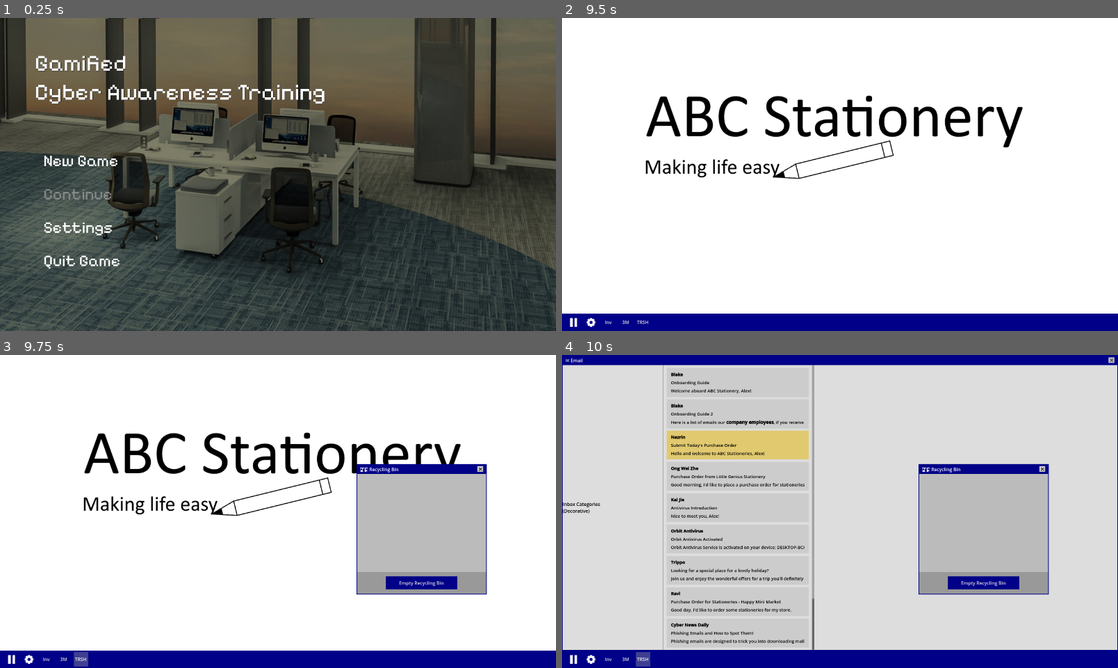
Above: before the commit, frames 1-4 (two rows, left to right).
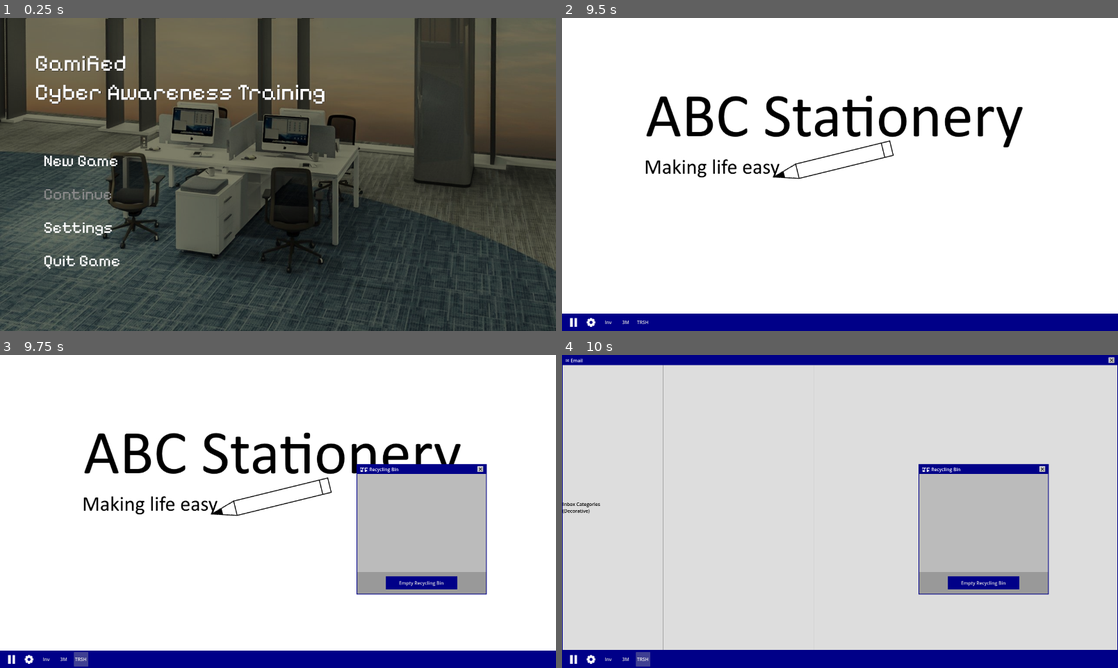
Above: after the commit, the same moments.

Repository: Wong-Kai-Lun/gamified-cybersecurity-awareness-training
Game: Godot game, scene res://game/main_menu/main_menu.tscn
Same seed, same stepped clock (60 frames per second), same inputs: the game is played once before the commit and once after it.
Inputs (mouse positions are in pixels of both pictures, inside the frame that each line leads up to):
- Up to frame 1 (0.25 s): no input
- Up to frame 2 (9.5 s): click "New Game" at 0.5 s; click (834, 146) at 1.27 s; type "Alex" at 1.35 s; click (806, 168) at 1.5 s; type "12" at 1.58 s; click "New Game" at 2 s; click "Play" at 2.75 s; click (589, 321) at 3.5 s; click (573, 321) at 4.25 s; click "Inv" at 5 s; click "3M" at 5.75 s; click "TRSH" at 6.5 s; click (573, 321) at 7.25 s; click "Inv" at 8 s; click "3M" at 8.75 s
- Up to frame 3 (9.75 s): click "TRSH" at 9.5 s
- Up to frame 4 (10 s): no input

Frames 1-3 are identical in both runs. In frame 4, 5.2% of the frame differs, in the area x 18-46%, y 3-95%.

Commit message:
Progress: Rebuilding Emails

Diff:
--- a/godot/data/email/monday/1_10_fake_po.tres
+++ b/godot/data/email/monday/1_10_fake_po.tres
@@ -8,6 +8,7 @@
 
 [resource]
 script = ExtResource("3_ams1v")
+email_id = "1_10_fake_po"
 email_type = 1
 sender_name = "Johnnn"
 sender_address = "a4V9Bhd2@email.com "
@@ -17,8 +18,6 @@
 email_body = "Hello, I want to order some stationarys for my shop.[p] [p]PO is attached in this email.[p] [p]Johnn"
 inbound_attachments = Array[ExtResource("1_6gnv5")]([ExtResource("2_nxhl3"), ExtResource("3_3ha24"), ExtResource("4_h8a3s")])
 expected_attachments = Array[ExtResource("1_6gnv5")]([])
-is_read = false
+score = 0.0
 is_important = false
 is_phishing = true
-is_reported = false
-score = 0.0
--- a/godot/data/email/monday/1_11_printpro_po.tres
+++ b/godot/data/email/monday/1_11_printpro_po.tres
@@ -6,6 +6,7 @@
 
 [resource]
 script = ExtResource("2_k1pfw")
+email_id = "1_11_printpro_po"
 email_type = 1
 sender_name = "Dallas"
 sender_address = "dallas@abc.com.my"
@@ -15,8 +16,6 @@
 email_body = "Hi {player_name}![p] [p]This is a Purchase Order from PrintingPro. Please help me send this to finance. Thanks!"
 inbound_attachments = Array[ExtResource("1_koka1")]([ExtResource("2_6ggsi")])
 expected_attachments = Array[ExtResource("1_koka1")]([])
-is_read = false
+score = 0.0
 is_important = false
 is_phishing = false
-is_reported = false
-score = 0.0
--- a/godot/data/email/monday/1_4_littlegenius_po.tres
+++ b/godot/data/email/monday/1_4_littlegenius_po.tres
@@ -6,7 +6,7 @@
 
 [resource]
 script = ExtResource("3_b4rem")
-email_id = "1_4_little_genius_po"
+email_id = "1_4_littlegenius_po"
 email_type = 1
 sender_name = "Ong Wei Zhe"
 sender_address = "ongweizhe@littlegenius.com"
--- a/godot/data/email/monday/1_5_antivirus_introduction.tres
+++ b/godot/data/email/monday/1_5_antivirus_introduction.tres
@@ -5,6 +5,7 @@
 
 [resource]
 script = ExtResource("2_7yajo")
+email_id = "1_5_antivirus_introduction"
 email_type = 0
 sender_name = "Kai Jie"
 sender_address = "kaijie.it@abc.com.my"
@@ -12,7 +13,8 @@
 cc_address = ""
 subject = "Antivirus Introduction"
 email_body = "Nice to meet you, {player_name}![p] [p]I am Kai Jie from IT Department. Our company has antivirus subscri …(335 unchanged characters)…
-attached_files = Array[ExtResource("1_ytu34")]([])
+inbound_attachments = Array[ExtResource("1_ytu34")]([])
 expected_attachments = Array[ExtResource("1_ytu34")]([])
-is_reported = false
 score = 0.0
+is_important = false
+is_phishing = false
--- a/godot/data/email/monday/1_6_antivirus_activated.tres
+++ b/godot/data/email/monday/1_6_antivirus_activated.tres
@@ -5,6 +5,7 @@
 
 [resource]
 script = ExtResource("2_gnr7e")
+email_id = "1_6_antivirus_activated"
 email_type = 0
 sender_name = "Orbit Antivirus"
 sender_address = "donotreply@orbit.com.my"
@@ -12,7 +13,8 @@
 cc_address = ""
 subject = "Orbit Antivirus Activated"
 email_body = "Orbit Antivirus Service is activated on your device: DESKTOP-BCKPG7B21L.[p] [p] [p] [p][center]Thank you for choosing Orbit Antivirus![/center][p] [p][center][img]assets/orbit_logo.png[/img][/center]"
-attached_files = Array[ExtResource("1_u2h8f")]([])
+inbound_attachments = Array[ExtResource("1_u2h8f")]([])
 expected_attachments = Array[ExtResource("1_u2h8f")]([])
-is_reported = false
 score = 0.0
+is_important = false
+is_phishing = false
--- a/godot/data/email/monday/1_7_trippo_ad.tres
+++ b/godot/data/email/monday/1_7_trippo_ad.tres
@@ -5,6 +5,7 @@
 
 [resource]
 script = ExtResource("2_dk5vb")
+email_id = "1_7_trippo_ad"
 email_type = 0
 sender_name = "Trippo"
 sender_address = "advertising@trippo.com"
@@ -12,7 +13,8 @@
 cc_address = ""
 subject = "Looking for a special place for a lovely holiday?"
 email_body = "Join us and enjoy the wonderful offers for a trip you'll definitely remember![p] [p][img]trippo_ad.jpg[/img]"
-attached_files = Array[ExtResource("1_antqm")]([])
+inbound_attachments = Array[ExtResource("1_antqm")]([])
 expected_attachments = Array[ExtResource("1_antqm")]([])
-is_reported = false
 score = 0.0
+is_important = false
+is_phishing = false
--- a/godot/data/email/monday/1_8_happyminimarket_po.tres
+++ b/godot/data/email/monday/1_8_happyminimarket_po.tres
@@ -6,6 +6,7 @@
 
 [resource]
 script = ExtResource("2_qcl8x")
+email_id = "1_8_happyminimarket_po"
 email_type = 1
 sender_name = "Ravi"
 sender_address = "happyminimarket@email.com "
@@ -15,8 +16,6 @@
 email_body = "Good day, I'd like to order some stationeries for my store.[p] [p]PO is attached in this email.[p] [p]Ravi[p]Happy Mini Market[p]Owner"
 inbound_attachments = Array[ExtResource("1_ok1r2")]([ExtResource("2_yn7dh")])
 expected_attachments = Array[ExtResource("1_ok1r2")]([])
-is_read = false
+score = 0.0
 is_important = false
 is_phishing = false
-is_reported = false
-score = 0.0
--- a/godot/data/email/monday/1_9_cybernewsdaily.tres
+++ b/godot/data/email/monday/1_9_cybernewsdaily.tres
@@ -5,6 +5,7 @@
 
 [resource]
 script = ExtResource("2_m3utr")
+email_id = "1_9_cybernewsdaily"
 email_type = 0
 sender_name = "Cyber News Daily"
 sender_address = "dailynews@cnd.com.my"
@@ -12,7 +13,8 @@
 cc_address = ""
 subject = "Phishing Emails and How to Spot Them!"
 email_body = "Phishing emails are designed to trick you into downloading malicious attachments or revealing sensitive i …(372 unchanged characters)…
-attached_files = Array[ExtResource("1_p8jlp")]([])
+inbound_attachments = Array[ExtResource("1_p8jlp")]([])
 expected_attachments = Array[ExtResource("1_p8jlp")]([])
-is_reported = false
 score = 0.0
+is_important = false
+is_phishing = false
--- /dev/null
+++ b/godot/game/autoload/email_database.gd
@@ -0,0 +1,19 @@
+extends Node
+class_name EmailDatabase
+
+const _email_paths_by_id := {
+	"1_1_onboarding": "res://data/email/monday/1_1_onboarding.tres",
+	"1_2_onboarding2": "res://data/email/monday/1_2_onboarding2.tres",
+	"1_3_submit_po": "res://data/email/monday/1_3_submit_po.tres",
+	"1_4_littlegenius_po": "res://data/email/monday/1_4_littlegenius_po.tres",
+	"1_5_antivirus_introduction": "res://data/email/monday/1_5_antivirus_introduction.tres",
+	"1_6_antivirus_activated": "res://data/email/monday/1_6_antivirus_activated.tres",
+	"1_7_trippo_ad": "res://data/email/monday/1_7_trippo_ad.tres",
+	"1_8_happyminimarket_po": "res://data/email/monday/1_8_happyminimarket_po.tres",
+	"1_9_cybernewsdaily": "res://data/email/monday/1_9_cybernewsdaily.tres",
+	"1_10_fake_po": "res://data/email/monday/1_10_fake_po.tres",
+	"1_11_printpro_po": "res://data/email/monday/1_11_printpro_po.tres"
+}
+
+static func get_email_path_by_id(id: String) -> String:
+	return _email_paths_by_id[id]
--- a/godot/game/autoload/email_service.gd
+++ b/godot/game/autoload/email_service.gd
@@ -1,11 +1,11 @@
 extends Node
 class_name EmailService
 
-signal emails_updated
+signal emails_updated(emails: Array[EmailData])
 
-var _COMPANY_DOMAIN = "@abc.com.my"
-var _PLACEHOLDER_NAME = "{player_name}"
-var _PLACEHOLDER_EMAIL = "{player_email}"
+const _COMPANY_DOMAIN = "@abc.com.my"
+const _PLACEHOLDER_NAME = "{player_name}"
+const _PLACEHOLDER_EMAIL = "{player_email}"
 
 var _player_emails: Array[EmailData] = []
 
@@ -13,7 +13,7 @@
 # Save / Load
 func reset() -> void:
 	_player_emails.clear()
-	emails_updated.emit()
+	emails_updated.emit(_player_emails.duplicate(true))
 
 #region Save / Load
 func get_data_for_save() -> Array:
@@ -25,9 +25,24 @@
 
 	return result
 
-func load_from_save(save_dict: Array) -> void:
-	#_player_emails = save_dict["player_emails"]
-	print(save_dict)
+func load_from_save(email_array: Array) -> void:
+	reset()
+
+	for email_dict in email_array:
+		var instance = _rebuild_email_from_save(email_dict)
+		_player_emails.append(instance)
+
+	emails_updated.emit(_player_emails.duplicate(true))
+
+func _rebuild_email_from_save(email_dict: Dictionary) -> EmailData:
+	var email_id = email_dict["id"]
+	var flags = email_dict["flags"]
+	var path = EmailDatabase.get_email_path_by_id(email_id)
+	var email_def = load(path) as EmailData
+
+	var instance = email_def.duplicate(true)
+	instance.flags = flags
+	return instance
 #endregion
 
 # Updates placeholders in email_body
@@ -52,4 +67,4 @@
 	var latest_email_array := email_pack.emails
 	for email_data in latest_email_array:
 		_player_emails.append(email_data)
-	emails_updated.emit()
+	emails_updated.emit(_player_emails.duplicate(true))
--- a/godot/game/autoload/file_service.gd
+++ b/godot/game/autoload/file_service.gd
@@ -44,8 +44,7 @@
 	}
 
 func load_from_save(file_dict: Dictionary) -> void:
-	empty_inventory()
-	empty_recycling_bin()
+	reset()
 
 	for file_data in file_dict["inventory"]:
 		var instance = _rebuild_file_from_save(file_data, FileData.FileContext.INVENTORY)
@@ -58,8 +57,8 @@
 	inventory_changed.emit(_inventory.duplicate(true))
 	recycling_bin_changed.emit(_recycling_bin.duplicate(true))
 
-func _rebuild_file_from_save(file_array: Dictionary, context: FileData.FileContext) -> FileData:
-	var file_id = file_array["id"]
+func _rebuild_file_from_save(file_dict: Dictionary, context: FileData.FileContext) -> FileData:
+	var file_id = file_dict["id"]
 	var path = FileDatabase.get_file_path_by_id(file_id)
 	var file_def = load(path) as FileData
 
--- a/godot/game/autoload/level_service.gd
+++ b/godot/game/autoload/level_service.gd
@@ -7,13 +7,10 @@
 
 const LEVELS = {
 	Day.MONDAY: "res://data/email_pack/monday.tres",
-	Day.TUESDAY: "res://data/email_pack/tuesday.tres"
-	# Day.WEDNESDAY: preload("res://data/email_pack/monday.tres")
-}
-
-const SPECIAL = {
-	# path to special triggered emails here
-	# emit signal or something
+	Day.TUESDAY: "res://data/email_pack/tuesday.tres",
+	Day.WEDNESDAY: "res://data/email_pack/wednesday.tres",
+	Day.THURSDAY: "res://data/email_pack/thursday.tres",
+	Day.FRIDAY: "res://data/email_pack/friday.tres"
 }
 
 #region Saveable Data
--- a/godot/game/autoload/saveload_service.gd
+++ b/godot/game/autoload/saveload_service.gd
@@ -25,6 +25,7 @@
 	LevelServiceInstance.load_from_save(loaded_dict["level_info"])
 	EmailServiceInstance.load_from_save(loaded_dict["player_emails"])
 	FileServiceInstance.load_from_save(loaded_dict["player_files"])
+	file.close()
 
 
 func continue_game() -> void:
--- a/godot/game/main_game/programs/email_client/email_body/email_body.gd
+++ b/godot/game/main_game/programs/email_client/email_body/email_body.gd
@@ -96,6 +96,7 @@
 	pop_up_menu.id_pressed.connect(_on_report_pressed)
 
 
+# Level progression
 func _on_send_pressed() -> void:
 	var attached_files = outbound_file_container_instance.get_outbound_array()
 	LevelServiceInstance.validate_outbound_files(email_data, attached_files)
--- a/godot/game/main_game/programs/email_client/email_client.gd
+++ b/godot/game/main_game/programs/email_client/email_client.gd
@@ -14,8 +14,7 @@
 
 func _ready() -> void:
 	super._ready()
-	EmailServiceInstance.emails_updated.connect(refresh)
-	refresh()
+	EmailServiceInstance.emails_updated.connect(_draw_emails)
 
 	email_body_obj.email_reported.connect(_block_reported_email)
 	email_body_container.add_child(email_body_obj)
@@ -25,16 +24,19 @@
 	input_blocker.hide()
 
 
-func refresh() -> void:
-	load_emails(EmailServiceInstance.get_all_emails())
+func _draw_emails(email_array: Array[EmailData]) -> void:
+	_clear_emails()
 
-
-func load_emails(email_array: Array[EmailData]) -> void:
 	for email_data in email_array:
 		var incoming_email_instance := incoming_email.instantiate()
 		incoming_email_vbox.add_child(incoming_email_instance)
 		incoming_email_instance.setup(email_data)
 		incoming_email_instance.opened.connect(_on_email_selected)
+
+
+func _clear_emails() -> void:
+	for child in incoming_email_vbox.get_children():
+		child.queue_free()
 
 
 func _on_email_selected(data: EmailData) -> void:
--- a/godot/game/main_menu/main_menu.gd
+++ b/godot/game/main_menu/main_menu.gd
@@ -41,7 +41,7 @@
 
 
 func _on_settings_pressed() -> void:
-	print("Settings Button pressed.")
+	pass
 
 
 func _on_quit_game_pressed() -> void:
